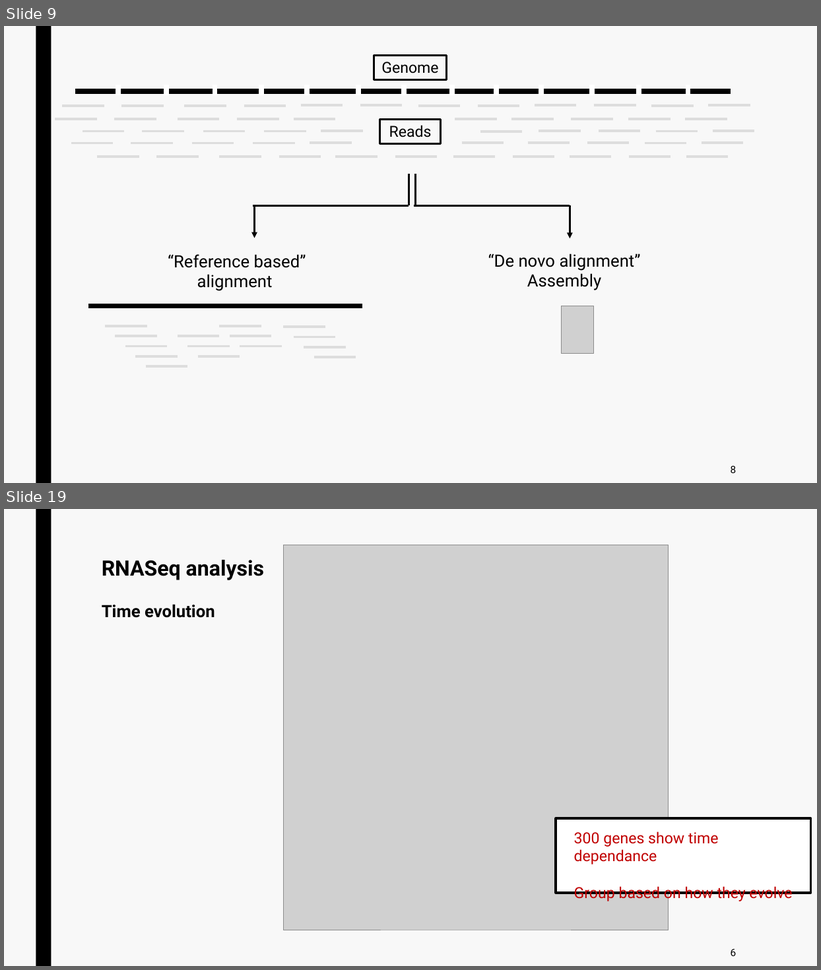
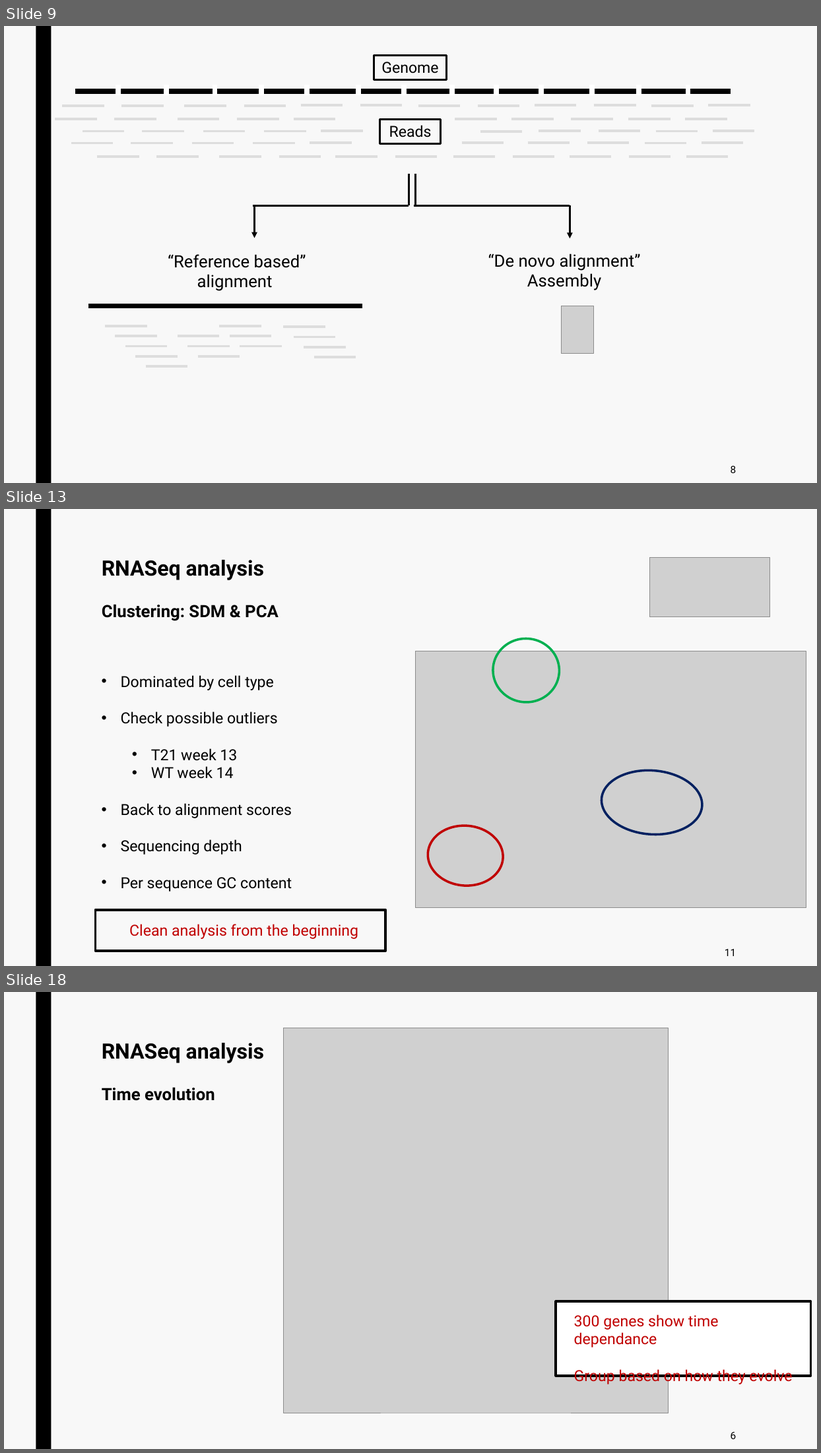
Before and after one commit to jurtasun/presentations, a slide deck: 202306_CRG_Postdoc/230623_GRG_Postdoc.ppt. Shown one above the other, each under a label of ours: slides 9 and 19 before the commit, slides 9, 13 and 18 after it; the slides between them are not shown. The pictures are 821x970 and 821x1453 pixels, drawn with LibreOffice and Linux fonts; fonts in the diff are those of the drawing; grey boxes stand for pictures. Boxes give left, top, right and bottom in pixels: in the first picture for what was removed or moved away, otherwise in the second. Text is boxed around its words. In the diff, an @@ line names an element or a change of style, - is before the commit and + after.

```diff
--- a/202306_CRG_Postdoc/230623_GRG_Postdoc.ppt
+++ b/202306_CRG_Postdoc/230623_GRG_Postdoc.ppt
@@ slide 13 added at (4,509,817,966), background #F8F8F8; not listed: 1 template element that a slide beside it also shows @@
@@ title added at (102,560,279,621), 20 pt, text #000000, bold @@
+RNASeq analysis
+Clustering: SDM & PCA
@@ picture added at (650,557,771,617) @@
@@ ellipse added at (490,636,562,704), outline #00B050 2.75 pt @@
@@ picture added at (416,652,807,908) @@
@@ text added at (121,675,292,892), 18 pt, text #000000 @@
+• Dominated by cell type
+• Check possible outliers
+  • T21 week 13
+  • WT week 14
+• Back to alignment scores
+• Sequencing depth
+• Per sequence GC content
@@ ellipse added at (599,767,705,838), outline #002060 2.75 pt @@
@@ ellipse added at (426,823,506,889), outline #C00000 2.75 pt @@
@@ rectangle added at (96,910,386,951), outline #000000 3 pt @@
@@ text added at (129,924,359,939), 18 pt, text #C00000 @@
+Clean analysis from the beginning
@@ text added at (725,949,736,956), 12 pt, text #000000 @@
+11
@@ what was slide 19 is now slide 18 @@
```
Also in this commit, not shown: 11 slides changed, 3 other slides added, 5 slides removed, 1 other file.
